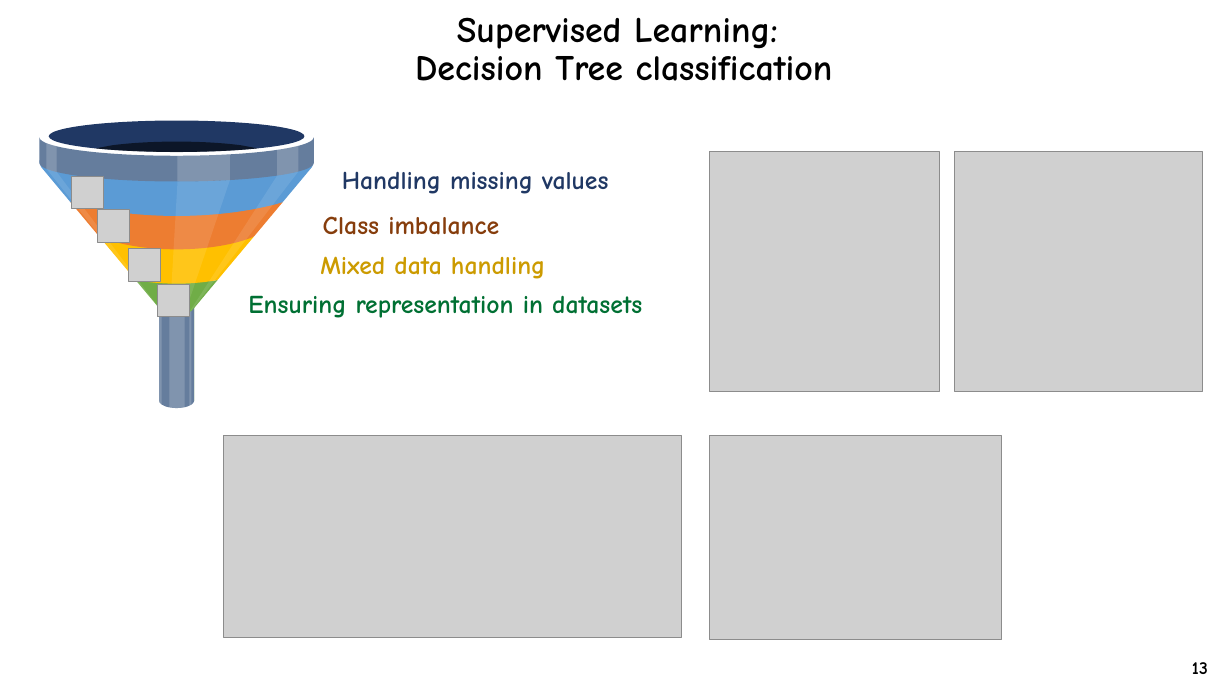
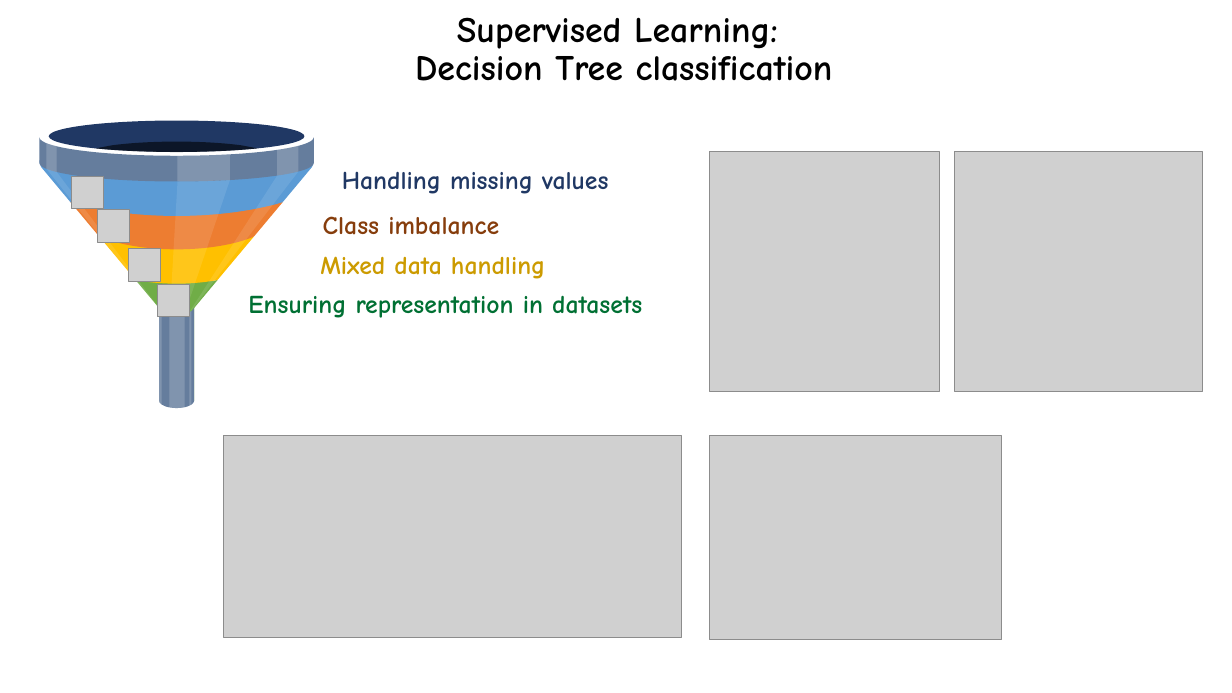
Before and after one commit to dinaomidvartehrani/Adult-Census-Income-Analysis, a slide deck: slide 5 of Presentation.pptx. Drawn at 1232x693 pixels with LibreOffice and Linux fonts; fonts in the diff are those of the drawing; grey boxes stand for pictures; background and template pictures are left out. Boxes give left, top, right and bottom in pixels: in the first picture for what was removed or moved away, otherwise in the second. Text is boxed around its words. In the diff, an @@ line names an element or a change of style, - is before the commit and + after.

Commit message:
DNN added

```diff
--- a/Presentation.pptx
+++ b/Presentation.pptx
@@ text removed at box(1192, 662, 1208, 674) @@
-13
```
Also in this commit, not shown: 3 other slides changed, 1 slide added.
